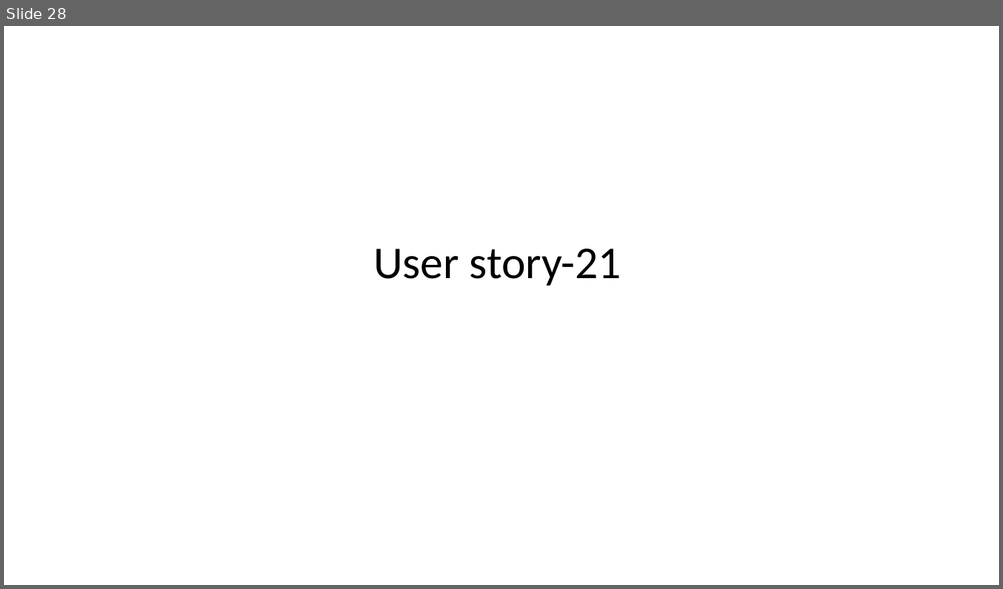
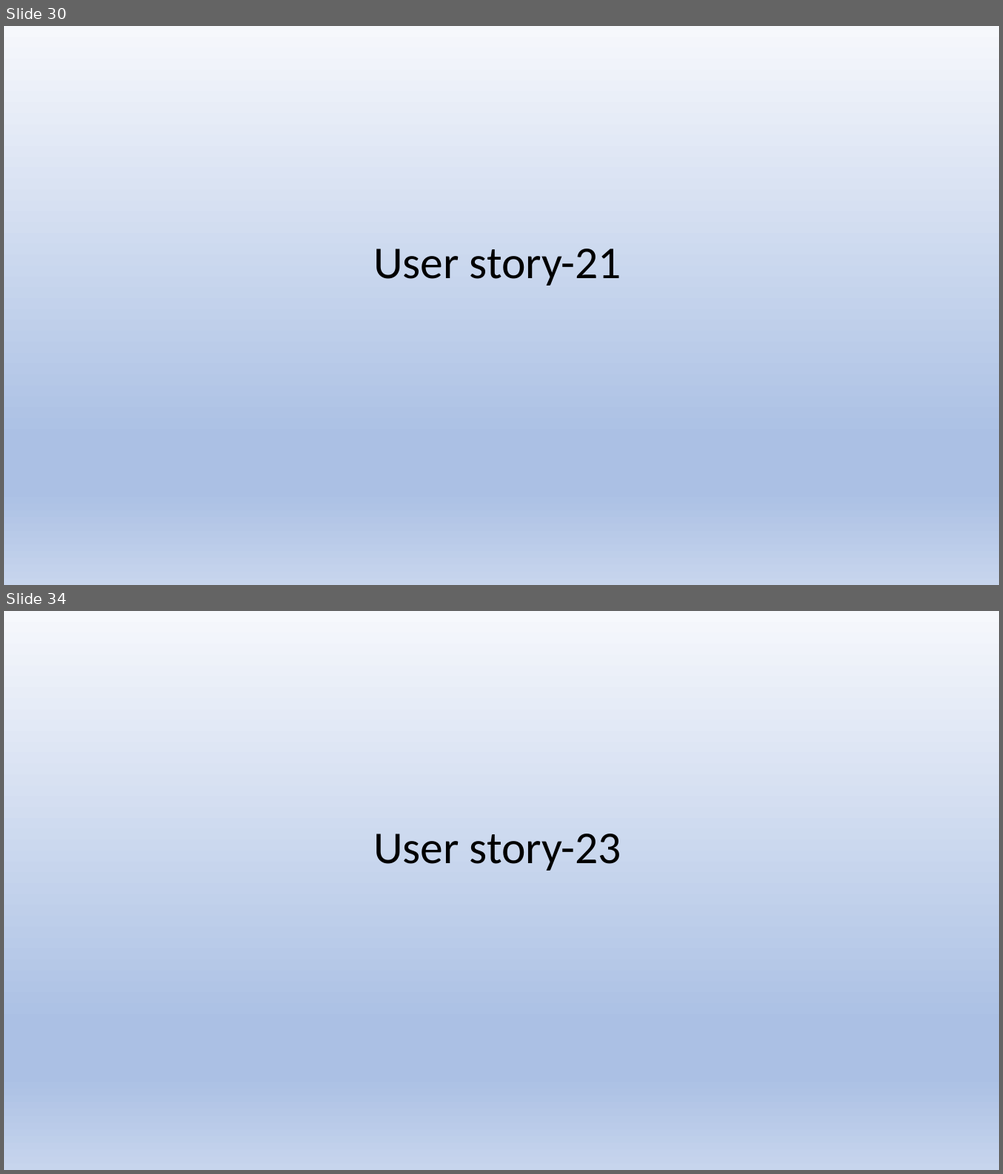
Before and after one commit to revati1628/Tailoring-store, a slide deck: Online Tailoring Store.pptx. Shown one above the other, each under a label of ours: slide 28 before the commit, slides 30 and 34 after it; the slides between them are not shown. The pictures are 1003x589 and 1003x1174 pixels, drawn with LibreOffice and Linux fonts; fonts in the diff are those of the drawing. Boxes give left, top, right and bottom in pixels: in the first picture for what was removed or moved away, otherwise in the second. Text is boxed around its words. In the diff, an @@ line names an element or a change of style, - is before the commit and + after.

```diff
--- a/Online Tailoring Store.pptx
+++ b/Online Tailoring Store.pptx
@@ slide 34 added at (4, 611, 999, 1170), background gradient #F6F8FC to #ABC0E4 to #C7D5ED @@
@@ text added at (373, 834, 621, 871), 44 pt, text #000000 @@
+User story-23
@@ what was slide 28 is now slide 30 @@
@@ slide 30 changed as well @@
@@ background #FFFFFF to gradient #F6F8FC to #ABC0E4 to #C7D5ED @@
```
Also in this commit, not shown: 26 other slides changed, 11 other slides added, 2 slides removed.
